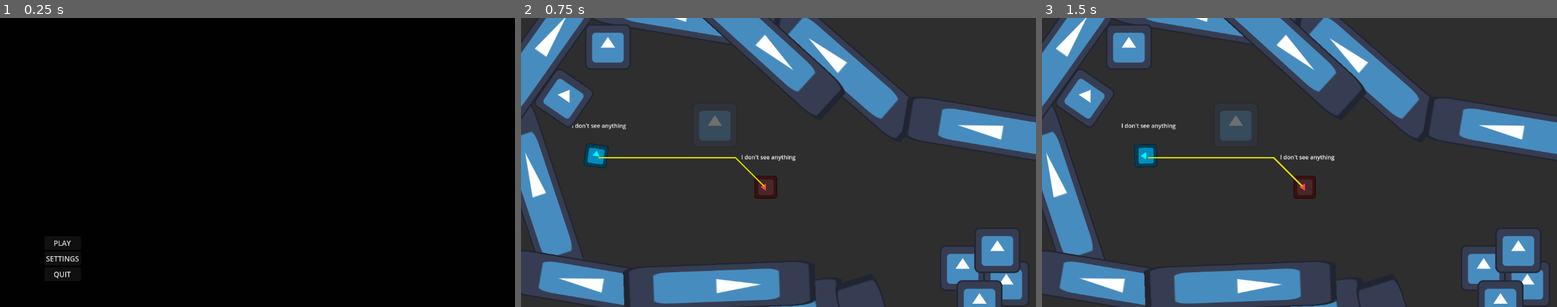
Above: before the commit, frames 1-3 (left to right).
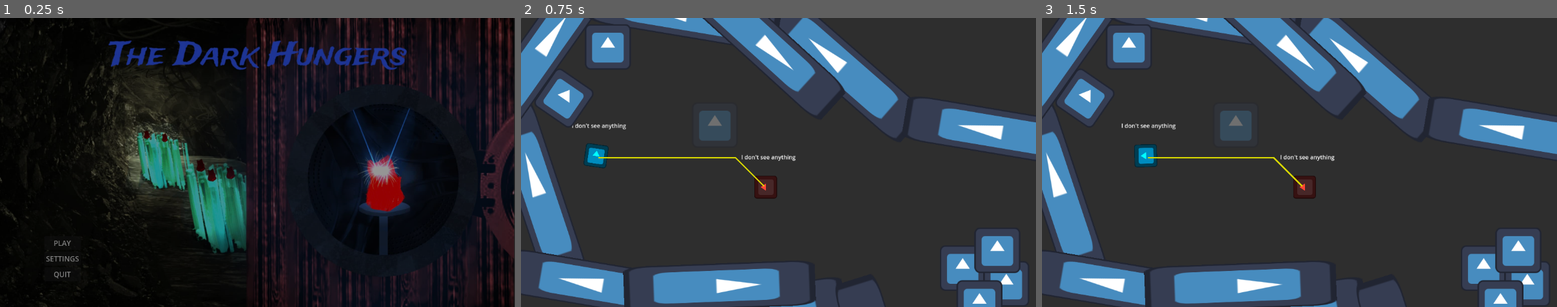
Above: after the commit, the same moments.

Repository: haladrias/godot_wild_jam_82_project
Game: Godot game, scene res://scenes/title_screen.tscn
The game is run twice, just before and just after one commit, with the same random seed, the same clock (stepped at 60 frames per second) and the same inputs. The engine's default icon, where the game draws it, is replaced by a stand-in: a white triangle on a blue panel in a dark square.
Inputs (mouse positions are in pixels of both pictures, inside the frame that each line leads up to):
- Up to frame 1 (0.25 s): no input
- Up to frame 2 (0.75 s): click "PLAY" at 0.5 s
- Up to frame 3 (1.5 s): tap Enter at 1.25 s; move the mouse to (1412, 148) at 1.27 s; hold D (move_right) from 1.28 s (still down); hold Space (space_bar) from 1.28 s (still down)

The runs differ from the first frame. In frame 1, 37% of the frame differs, in the area x 0-100%, y 0-100%; in frame 2, nothing differs; in frame 3, nothing differs.

Commit message:
added_audio_in_game

Diff:
--- a/scenes/game.tscn
+++ b/scenes/game.tscn
@@ -1,10 +1,11 @@
-[gd_scene load_steps=6 format=3 uid="uid://cmcew2vdcolxx"]
+[gd_scene load_steps=7 format=3 uid="uid://cmcew2vdcolxx"]
 
 [ext_resource type="Script" uid="uid://cegftdf7anhca" path="res://scripts/game.gd" id="1_uwrxv"]
 [ext_resource type="PackedScene" uid="uid://cglaqk4lp80eb" path="res://scenes/player.tscn" id="2_lbhrr"]
 [ext_resource type="PackedScene" uid="uid://cso26riovh3dl" path="res://scenes/portal.tscn" id="3_lbhrr"]
 [ext_resource type="PackedScene" uid="uid://53qwx4khf5fi" path="res://scenes/enemy.tscn" id="4_lbhrr"]
 [ext_resource type="PackedScene" uid="uid://b4yuidsjb37b0" path="res://scenes/map_layout.tscn" id="5_iywne"]
+[ext_resource type="AudioStream" uid="uid://7m4meb27tm0v" path="res://music/Lurking in the Darkness.mp3" id="6_p57ef"]
 
 [node name="Game" type="Node2D"]
 script = ExtResource("1_uwrxv")
@@ -22,3 +23,6 @@
 [node name="Portal" parent="." instance=ExtResource("3_lbhrr")]
 
 [node name="map_layout" parent="." instance=ExtResource("5_iywne")]
+
+[node name="AudioStreamPlayer" type="AudioStreamPlayer" parent="."]
+stream = ExtResource("6_p57ef")
--- a/scenes/pause_menu.tscn
+++ b/scenes/pause_menu.tscn
@@ -55,10 +55,10 @@
 [node name="CenterContainer2" type="CenterContainer" parent="Control"]
 visible = false
 layout_mode = 0
-offset_left = 321.0
-offset_top = 130.0
-offset_right = 713.0
-offset_bottom = 464.0
+offset_left = -1.0
+offset_top = 83.0
+offset_right = 391.0
+offset_bottom = 417.0
 mouse_filter = 2
 
 [node name="PanelContainer" type="PanelContainer" parent="Control/CenterContainer2"]
@@ -72,12 +72,7 @@
 layout_mode = 2
 text = "SETTINGS"
 
-[node name="CheckBox" type="CheckBox" parent="Control/CenterContainer2/PanelContainer/GridContainer"]
-layout_mode = 2
-button_pressed = true
-text = "ENABLE SOUND"
-
-[node name="CheckBox2" type="CheckBox" parent="Control/CenterContainer2/PanelContainer/GridContainer"]
+[node name="bgm_toggle" type="CheckBox" parent="Control/CenterContainer2/PanelContainer/GridContainer"]
 layout_mode = 2
 button_pressed = true
 text = "ENABLE MUSIC"
@@ -91,7 +86,12 @@
 color = Color(0, 0, 0, 1)
 
 [node name="AudioStreamPlayer" type="AudioStreamPlayer" parent="."]
-stream = ExtResource("3_5d2l8")
+stream = ExtResource("2_myx47")
 
+[connection signal="pressed" from="Control/CenterContainer/VBoxContainer/resume" to="AudioStreamPlayer" method="play"]
 [connection signal="pressed" from="Control/CenterContainer/VBoxContainer/settings" to="Control/CenterContainer2" method="show"]
+[connection signal="pressed" from="Control/CenterContainer/VBoxContainer/settings" to="AudioStreamPlayer" method="play"]
+[connection signal="pressed" from="Control/CenterContainer/VBoxContainer/quit to title" to="AudioStreamPlayer" method="play"]
+[connection signal="pressed" from="Control/CenterContainer2/PanelContainer/GridContainer/bgm_toggle" to="AudioStreamPlayer" method="play"]
 [connection signal="pressed" from="Control/CenterContainer2/PanelContainer/GridContainer/Button" to="Control/CenterContainer2" method="hide"]
+[connection signal="pressed" from="Control/CenterContainer2/PanelContainer/GridContainer/Button" to="AudioStreamPlayer" method="play"]
--- a/scenes/title_screen.tscn
+++ b/scenes/title_screen.tscn
@@ -1,8 +1,26 @@
-[gd_scene load_steps=4 format=3 uid="uid://b558jxv78gc76"]
+[gd_scene load_steps=9 format=3 uid="uid://b558jxv78gc76"]
 
 [ext_resource type="Script" uid="uid://cfc6xcgwet7m8" path="res://scripts/title_screen.gd" id="1_fgkus"]
 [ext_resource type="AudioStream" uid="uid://88mwgdnaro0n" path="res://music/Jamtitle-rework.mp3" id="2_s4lrb"]
-[ext_resource type="AudioStream" uid="uid://b572d5xk2f6p0" path="res://music/MenuNoise1.mp3" id="3_s4lrb"]
+[ext_resource type="Texture2D" uid="uid://x0ju8xa7ilac" path="res://assets/tittle_img.jpeg" id="3_s4lrb"]
+[ext_resource type="AudioStream" uid="uid://b572d5xk2f6p0" path="res://music/MenuNoise1.mp3" id="4_mgrm8"]
+
+[sub_resource type="Gradient" id="Gradient_s4lrb"]
+offsets = PackedFloat32Array(0, 0.307018, 0.473684, 0.649123, 0.789474, 1)
+colors = PackedColorArray(0, 0, 0, 1, 0.307018, 0.307018, 0.307018, 1, 0.473684, 0.473684, 0.473684, 1, 0.649123, 0.649123, 0.649123, 1, 0.868985, 0.868985, 0.868985, 1, 1, 1, 1, 1)
+
+[sub_resource type="GradientTexture1D" id="GradientTexture1D_mgrm8"]
+gradient = SubResource("Gradient_s4lrb")
+
+[sub_resource type="Gradient" id="Gradient_dc4i4"]
+offsets = PackedFloat32Array(0.00877193, 0.280702, 0.5, 0.701754, 0.850877, 1)
+colors = PackedColorArray(1, 1, 1, 1, 0.846044, 0.846044, 0.846044, 1, 0.705194, 0.705194, 0.705194, 1, 0.494118, 0.494118, 0.494118, 0.74902, 0.231373, 0.231373, 0.231373, 0.627451, 0, 0, 0, 0)
+
+[sub_resource type="GradientTexture2D" id="GradientTexture2D_e54dn"]
+gradient = SubResource("Gradient_dc4i4")
+fill = 1
+fill_from = Vector2(0.493827, 0.490741)
+fill_to = Vector2(0.851852, 0.188272)
 
 [node name="Control" type="Control"]
 process_mode = 3
@@ -13,15 +31,6 @@
 grow_horizontal = 2
 grow_vertical = 2
 script = ExtResource("1_fgkus")
-
-[node name="ColorRect" type="ColorRect" parent="."]
-layout_mode = 1
-anchors_preset = 15
-anchor_right = 1.0
-anchor_bottom = 1.0
-grow_horizontal = 2
-grow_vertical = 2
-color = Color(0.00489983, 0.00489983, 0.00489983, 1)
 
 [node name="CenterContainer" type="CenterContainer" parent="."]
 layout_mode = 1
@@ -93,12 +102,6 @@
 [node name="GridContainer" type="GridContainer" parent="settings_page/PanelContainer/MarginContainer/VBoxContainer"]
 layout_mode = 2
 
-[node name="enable button sound" type="CheckBox" parent="settings_page/PanelContainer/MarginContainer/VBoxContainer/GridContainer"]
-layout_mode = 2
-button_pressed = true
-action_mode = 0
-text = "enable button sound"
-
 [node name="enable music" type="CheckBox" parent="settings_page/PanelContainer/MarginContainer/VBoxContainer/GridContainer"]
 layout_mode = 2
 button_pressed = true
@@ -113,12 +116,88 @@
 autoplay = true
 parameters/looping = true
 
-[node name="button_sound" type="AudioStreamPlayer" parent="."]
-stream = ExtResource("3_s4lrb")
-
-[connection signal="pressed" from="CenterContainer/VBoxContainer/play" to="button_sound" method="play"]
+[node name="TextureRect" type="TextureRect" parent="."]
+show_behind_parent = true
+layout_mode = 1
+offset_right = 2054.0
+offset_bottom = 1300.0
+scale = Vector2(0.56, 0.5)
+mouse_filter = 2
+texture = ExtResource("3_s4lrb")
+
+[node name="PointLight2D" type="PointLight2D" parent="."]
+top_level = true
+position = Vector2(818.618, 276.093)
+rotation = 1.21765
+scale = Vector2(0.575466, -3.375)
+texture = SubResource("GradientTexture1D_mgrm8")
+
+[node name="PointLight2D2" type="PointLight2D" parent="."]
+top_level = true
+position = Vector2(889, 273)
+rotation = 1.92833
+scale = Vector2(0.57958, -3.375)
+texture = SubResource("GradientTexture1D_mgrm8")
+
+[node name="PointLight2D3" type="PointLight2D" parent="."]
+top_level = true
+position = Vector2(862, 375)
+rotation = 1.92833
+scale = Vector2(3.48324, -3.43046)
+texture = SubResource("GradientTexture2D_e54dn")
+
+[node name="PointLight2D4" type="PointLight2D" parent="."]
+top_level = true
+position = Vector2(461, 420)
+rotation = 2.94459
+scale = Vector2(3.58011, -3.35426)
+texture = SubResource("GradientTexture2D_e54dn")
+
+[node name="PointLight2D5" type="PointLight2D" parent="."]
+top_level = true
+position = Vector2(354, 323)
+rotation = 2.94459
+scale = Vector2(3.58011, -3.35426)
+texture = SubResource("GradientTexture2D_e54dn")
+
+[node name="PointLight2D6" type="PointLight2D" parent="."]
+top_level = true
+position = Vector2(354, 323)
+rotation = 2.94459
+scale = Vector2(3.58011, -3.35426)
+texture = SubResource("GradientTexture2D_e54dn")
+
+[node name="PointLight2D7" type="PointLight2D" parent="."]
+top_level = true
+position = Vector2(490, 426)
+rotation = 2.94459
+scale = Vector2(3.58011, -3.35426)
+texture = SubResource("GradientTexture2D_e54dn")
+
+[node name="PointLight2D8" type="PointLight2D" parent="."]
+top_level = true
+position = Vector2(858, 375)
+rotation = 2.94459
+scale = Vector2(3.58011, -3.35426)
+texture = SubResource("GradientTexture2D_e54dn")
+
+[node name="ColorRect" type="ColorRect" parent="."]
+layout_mode = 1
+anchors_preset = 15
+anchor_right = 1.0
+anchor_bottom = 1.0
+grow_horizontal = 2
+grow_vertical = 2
+mouse_filter = 2
+color = Color(0.00392157, 0.00392157, 0.00392157, 0.419608)
+
+[node name="AudioStreamPlayer" type="AudioStreamPlayer" parent="."]
+stream = ExtResource("4_mgrm8")
+
+[connection signal="pressed" from="CenterContainer/VBoxContainer/play" to="AudioStreamPlayer" method="play"]
 [connection signal="pressed" from="CenterContainer/VBoxContainer/settings" to="settings_page" method="show"]
-[connection signal="pressed" from="CenterContainer/VBoxContainer/settings" to="button_sound" method="play"]
+[connection signal="pressed" from="CenterContainer/VBoxContainer/settings" to="AudioStreamPlayer" method="play"]
 [connection signal="pressed" from="CenterContainer/VBoxContainer/settings" to="settings_page" method="set_mouse_filter" binds= [0]]
+[connection signal="pressed" from="settings_page/PanelContainer/MarginContainer/VBoxContainer/GridContainer/enable music" to="AudioStreamPlayer" method="play"]
 [connection signal="pressed" from="settings_page/PanelContainer/MarginContainer/VBoxContainer/return" to="settings_page" method="hide"]
-[connection signal="pressed" from="settings_page/PanelContainer/MarginContainer/VBoxContainer/return" to="button_sound" method="play"]
+[connection signal="pressed" from="settings_page/PanelContainer/MarginContainer/VBoxContainer/return" to="AudioStreamPlayer" method="play"]
--- a/scripts/game.gd
+++ b/scripts/game.gd
@@ -1,9 +1,25 @@
 extends Node2D
+
+@onready var audio_player: AudioStreamPlayer = $AudioStreamPlayer
+
 
 func _ready() -> void:
 	SignalBus.debug_set_grid_size.connect(set_panel)
+	audio_player.play()
+	PauseMenu.music_stop.connect(background_music_stop)
+	PauseMenu.music_playing.connect(background_music_play)
 
 # For debug, we shoould remove it once we have a tilemap in place
 func set_panel(size):
 	$Panel.size = size
 	print("The playable area is " + str($Panel.size) + ". Remain within the panel boundary for the pathing to work.")
+
+func background_music_stop() -> void:
+	if PauseMenu.is_playing == false:
+		audio_player.stop()
+		print("method called")
+	pass
+
+func background_music_play() -> void:
+	if PauseMenu.is_playing == true:
+		audio_player.play()
--- a/scripts/pause_menu.gd
+++ b/scripts/pause_menu.gd
@@ -1,15 +1,22 @@
 extends CanvasLayer
+
+signal music_playing
+signal music_stop
 
 @onready var resume: Button = $Control/CenterContainer/VBoxContainer/resume
 @onready var settings: Button = $Control/CenterContainer/VBoxContainer/settings
 @onready var quit_to_title: Button = $"Control/CenterContainer/VBoxContainer/quit to title"
+@onready var bgm_toggle: CheckBox = $Control/CenterContainer2/PanelContainer/GridContainer/bgm_toggle
+
 
 var is_paused : bool = false
+var is_playing : bool = true
 
 func _ready() -> void:
 	hide_pause_menu()
 	resume.pressed.connect(hide_pause_menu)
 	quit_to_title.pressed.connect(on_quit_pressed)
+	bgm_toggle.pressed.connect(control_bgm)
 
 func _unhandled_input(event: InputEvent) -> void:
 	if event.is_action_pressed("pause"):
@@ -35,3 +42,13 @@
 	await get_tree().process_frame
 
 	get_tree().change_scene_to_file("res://scenes/title_screen.tscn")
+
+func control_bgm():
+	if is_playing == true:
+		is_playing = false
+		music_stop.emit()
+	elif is_playing == false:
+		is_playing = true
+		music_playing.emit()
+
+	pass
--- a/scripts/title_screen.gd
+++ b/scripts/title_screen.gd
@@ -1,8 +1,6 @@
 extends Control
 
 @onready var title_sceen_musc: AudioStreamPlayer = $title_sceen_musc
-@onready var button_sound: AudioStreamPlayer = $button_sound
-@onready var enable_button_sound: CheckBox = $"settings_page/PanelContainer/MarginContainer/VBoxContainer/GridContainer/enable button sound"
 @onready var enable_music: CheckBox = $"settings_page/PanelContainer/MarginContainer/VBoxContainer/GridContainer/enable music"
 
 
@@ -13,20 +11,14 @@
 func _ready() -> void:
 	%play.pressed.connect(play_pressed)
 	%quit.pressed.connect(quit_game)
-	enable_button_sound.pressed.connect(control_click_sound)
+
 	enable_music.pressed.connect(control_music)
 	pass
 
 func play_pressed():
 	get_tree().change_scene_to_file("res://scenes/main.tscn")
 
-func control_click_sound():
-	#if is_playing == true:
-		#is_playing = false
-	#elif is_playing == false:
-		#is_playing = true
-		#button_sound.stream_paused = false
-	pass
+
 
 func control_music():
 	if is_music_playing == true:
Binary file added: assets/tittle_img.jpeg
Not shown, added: assets/tittle_img.jpeg.import
Not shown, added: music/Lurking in the Darkness.mp3.import
Not shown: 1 places in scenes/pause_menu.tscn that only renumber resources
Not shown, added: music/Lurking in the Darkness.mp3
